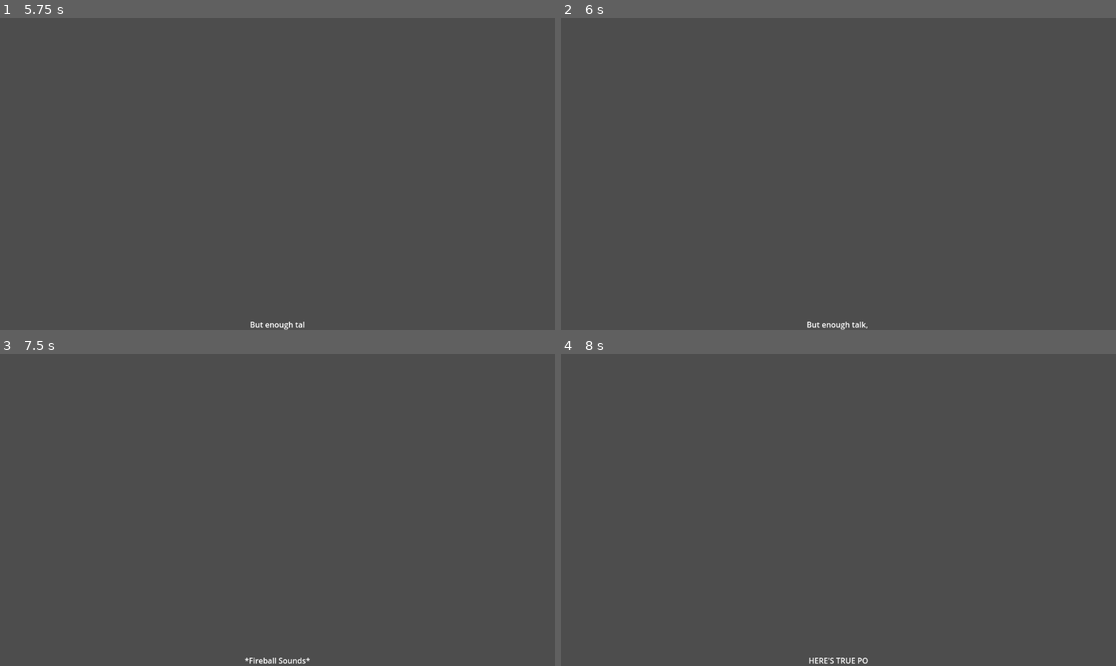
Above: before the commit, frames 1-4 (two rows, left to right).
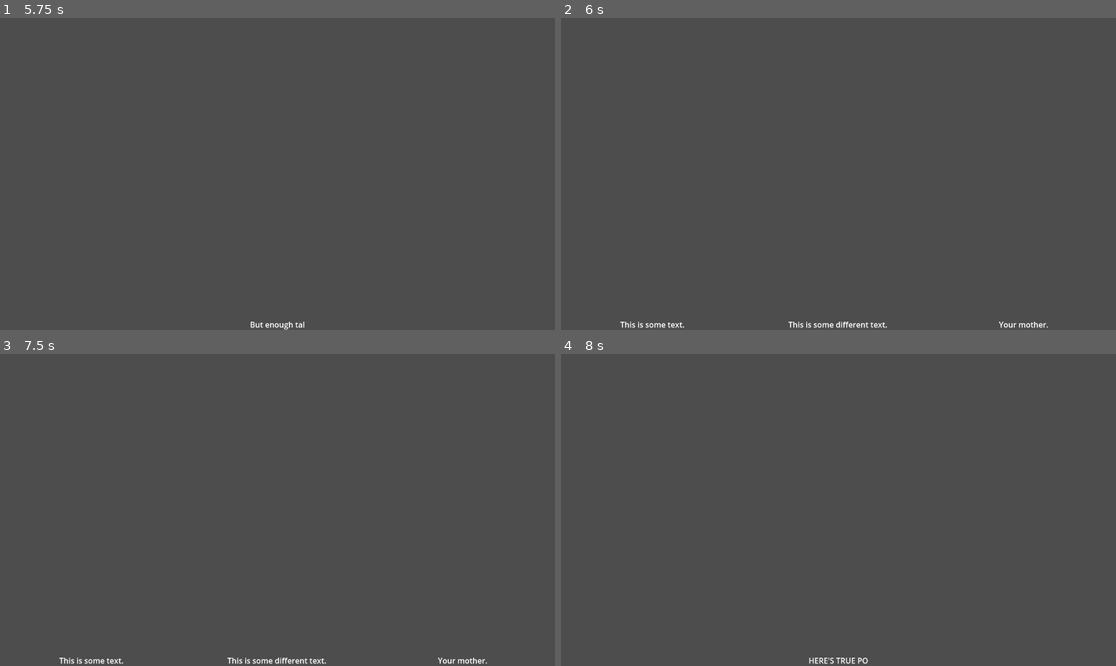
Above: after the commit, the same moments.

Repository: ThePeachyOne/GGJ2025
Game: Godot game, scene res://scenes/subtitle_box.tscn
The game is run twice, just before and just after one commit, with the same random seed, the same clock (stepped at 60 frames per second) and the same inputs. This scene is started directly instead of the project's main scene.
Inputs (mouse positions are in pixels of both pictures, inside the frame that each line leads up to):
- Up to frame 1 (5.75 s): tap Enter at 0.5 s; move the mouse to (399, 158) at 0.52 s; hold D (Walk_Right) 0.53-1.28 s; hold 1 (Select_Number) 0.53-1.28 s; tap Space (Jump) at 0.77, 1.52, 3.02, 3.77, 4.52 s; tap Q at 0.8, 1.35, 2.3, 2.85, 3.8, 5.3 s; move the mouse to (166, 189) at 1.27 s; hold S (Walk_Backwards) 1.28-2.03 s; tap 1 (Select_Number) at 1.55, 3.05, 4.55 s; move the mouse to (333, 105) at 2.02 s; hold D (Walk_Right) 2.03-2.78 s; hold 1 (Select_Number) 2.03-2.78 s; move the mouse to (249, 236) at 2.77 s; hold W (Walk_Forward) 2.78-3.53 s; move the mouse to (444, 220) at 3.52 s; hold A (Walk_Left) 3.53-5.03 s; tap 2 at 3.6 s; move the mouse to (111, 127) at 4.27 s; tap 3 at 4.35 s; move the mouse to (305, 174) at 5.02 s; hold S (Walk_Backwards) from 5.03 s (still down); hold 1 (Select_Number) from 5.03 s (still down)
- Up to frame 2 (6 s): move the mouse to (755, 96) at 5.77 s; release S (Walk_Backwards) at 5.78 s; release 1 (Select_Number) at 5.78 s; hold D (Walk_Right) from 5.78 s (still down); tap Q at 5.85 s
- Up to frame 3 (7.5 s): tap Space (Jump) at 6.02, 6.77 s; tap 1 (Select_Number) at 6.05 s; move the mouse to (399, 494) at 6.52 s; release D (Walk_Right) at 6.53 s; hold W (Walk_Forward) 6.53-7.28 s; hold 1 (Select_Number) 6.53-7.28 s; tap Q at 6.8, 7.35 s; move the mouse to (166, 525) at 7.27 s; hold D (Walk_Right) from 7.28 s (still down)
- Up to frame 4 (8 s): keep holding D (Walk_Right); tap Space (Jump) at 7.52 s; tap 1 (Select_Number) at 7.55 s

Frame 1 is identical in both runs. In frame 2, 0.4% of the frame differs, in the area x 10-88%, y 97-100%; in frame 3, 0.4%; in frame 4, nothing differs.

Commit message:
Full integration of a dialog system. Type by character can be toggled on and off, and the speed can be controlled, from the editor. Entire chains of dialog AND interaction with them can be created entirely from a text file. The code is fully-documented and will auto-generate an HTML page if you need it. In short, I am fricking awesome.

Diff:
--- a/bubblequest/scenes/subtitle_box.tscn
+++ b/bubblequest/scenes/subtitle_box.tscn
@@ -29,8 +29,37 @@
 grow_horizontal = 2
 grow_vertical = 0
 
+[node name="HBoxContainer" type="HBoxContainer" parent="MarginContainer"]
+visible = false
+layout_mode = 2
+
+[node name="Option 1" type="Label" parent="MarginContainer/HBoxContainer"]
+visible = false
+layout_mode = 2
+size_flags_horizontal = 3
+text = "Option 1"
+horizontal_alignment = 1
+vertical_alignment = 1
+
+[node name="Option 2" type="Label" parent="MarginContainer/HBoxContainer"]
+visible = false
+layout_mode = 2
+size_flags_horizontal = 3
+text = "Option 2"
+horizontal_alignment = 1
+vertical_alignment = 1
+
+[node name="Option 3" type="Label" parent="MarginContainer/HBoxContainer"]
+visible = false
+layout_mode = 2
+size_flags_horizontal = 3
+text = "Option 3"
+horizontal_alignment = 1
+vertical_alignment = 1
+
 [node name="Label" type="Label" parent="MarginContainer"]
 layout_mode = 2
+text = "This is some default text"
 horizontal_alignment = 1
 
 [node name="TextureRect" type="TextureRect" parent="."]
--- a/bubblequest/subtitle_box.gd
+++ b/bubblequest/subtitle_box.gd
@@ -36,6 +36,7 @@
 ## Toggle for if we're ready to choose our path.
 var is_selecting_path: bool = false
 
+
 # Called when the node enters the scene tree for the first time.
 func _ready():
 	if toggle_type_by_char:
@@ -45,6 +46,11 @@
 	else:
 		textBox.text = dialogList[0]
 	#print(dialogList)
+
+# Called every frame. 'delta' is the elapsed time since the previous frame.
+func _process(delta):
+	pass
+
 
 ## Everything here should be moved to a higher-level handler later.
 func _unhandled_key_input(event: InputEvent):
@@ -63,24 +69,22 @@
 				selected_option = 1
 			KEY_3:
 				selected_option = 2
-			_:
-				selected_option = -1
-		if selected_option >= 0:
-			choose_path(selected_option)
+		choose_path(selected_option) if \
+			(selected_option >= 0 and selected_option < dialogOptions.size() ) else choose_path(-1)
 
-# Called every frame. 'delta' is the elapsed time since the previous frame.
-func _process(delta):
-	pass
 
 
 ## Change the text box to the next String in dialogList.
 func advance_text():
 	dialog_tick += 1
+
+	# Another piece that exists exclusively to prevent flying past array bounds if skipping fast.
 	if not $Timer.is_stopped():
 		$Timer.stop()
 	# This method of switching paths is subject to change with a global handler.
 	if (dialog_tick >= dialogList.size()):
 		is_selecting_path = true
+		display_options()
 		return
 
 	if toggle_type_by_char:
@@ -91,16 +95,46 @@
 
 	textBox.text = dialogList[dialog_tick]
 
+## Advance the text box by individual characters. This is never called if toggled off.
+##
+## Control of the speed of typing is done via an abstracted slider. I could just make it an input
+## box if that would be preferable.
+##
 func advance_char():
 	if toggle_type_by_char and char_tick < dialogList[dialog_tick].length():
 		textBox.text += dialogList[dialog_tick][char_tick]
 		$Timer.start( type_speed/50.0 )
 		char_tick += 1
 	else:
+		# If you don't do this, you can go past the array bounds for number of text boxes
+		# if you skip too fast.
 		$Timer.stop()
+
+## Toggle between the two label holders to display the options that the player can select.
+##
+## This will dynamically scale the size of the text boxes based on how many options are presented.
+##
+func display_options():
+	$MarginContainer/Label.visible = false
+	$MarginContainer/HBoxContainer.visible = true
+
+	var optionLabels = $MarginContainer/HBoxContainer.get_children()
+	for i in range(dialogOptions.size()):
+		optionLabels[i].visible = 1
+
+
 
 ## Set the dialog onto a chosen path.
 func choose_path(option: int):
+	if option < 0: return
+
+	$MarginContainer/Label.visible = true
+	$MarginContainer/HBoxContainer.visible = false
+
+	var optionLabels = $MarginContainer/HBoxContainer.get_children()
+	for l in optionLabels:
+		l.visible = false
+
 	var temp = dialogOptions[option].strip_edges()
 	temp = temp.split("\n")
 	#print("Options: ")
@@ -116,14 +150,24 @@
 func load_file():
 	var file = FileAccess.open(sourceTextPath, FileAccess.READ)
 	var content = file.get_as_text()
+
+	var label_parser: RegEx = RegEx.new()
+	label_parser.compile("[^{]+(?=})")
+	var labels = label_parser.search_all(content)
+	for i in range(labels.size()):
+		$MarginContainer/HBoxContainer.get_child(i).text = labels[i].get_string()
+		#print(l.get_string())
+
 	var dialog = content.get_slice("<SPLIT>", 0)
 	dialog = dialog.strip_edges()
 	dialog = dialog.split("\n")
-	print(dialog.size())
+	#print(dialog.size())
 
 
 	# Find the choices and split them up accordingly.
-	var temp_options = content.get_slice( "</SPLIT>", 0)
+	label_parser.compile("({.*})")
+	var temp_options = label_parser.sub(content, "", true)
+	temp_options = temp_options.get_slice( "</SPLIT>", 0)
 	temp_options = temp_options.get_slice( "<SPLIT>", 1)
 	temp_options = temp_options.split("<CHOICE>")
 	#var split_options: Array[PackedStringArray]
Not shown, changed: bubblequest/assets/text/TEST_dialog.txt
